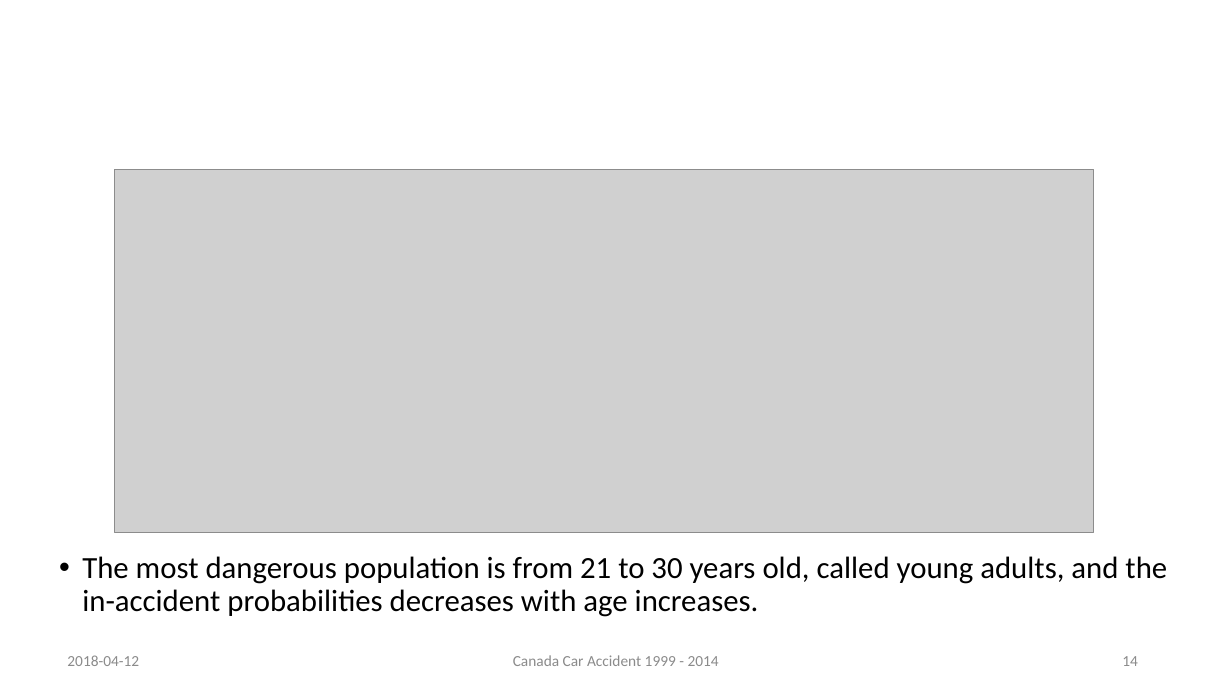
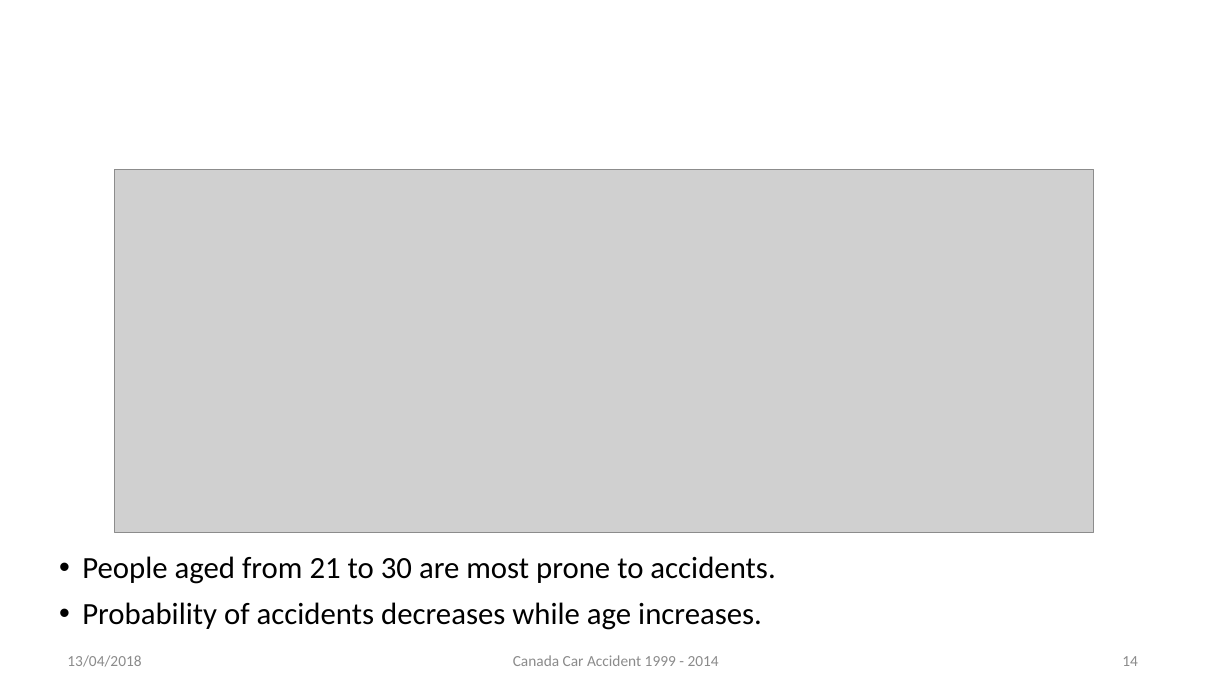
Before and after one commit to rynho/3250-G3, a slide deck: slide 14 of Deliverable/Presentation (submit).pptx. Drawn at 1232x693 pixels with LibreOffice and Linux fonts; fonts in the diff are those of the drawing; grey boxes stand for pictures; background and template pictures are left out. Boxes give left, top, right and bottom in pixels: in the first picture for what was removed or moved away, otherwise in the second. Text is boxed around its words. In the diff, an @@ line names an element or a change of style, - is before the commit and + after.

```diff
--- a/Deliverable/Presentation (submit).pptx
+++ b/Deliverable/Presentation (submit).pptx
@@ text at (82, 556, 775, 630): text changed @@
-• The most dangerous population is from 21 to 30 years old, called young adults, and the in-accident probabilities decreases with age increases.
+• People aged from 21 to 30 are most prone to accidents.
+• Probability of accidents decreases while age increases.
@@ text at (67, 655, 141, 667): text changed @@
-2018-04-12
+13/04/2018
```
Also in this commit, not shown: 19 other slides changed.
